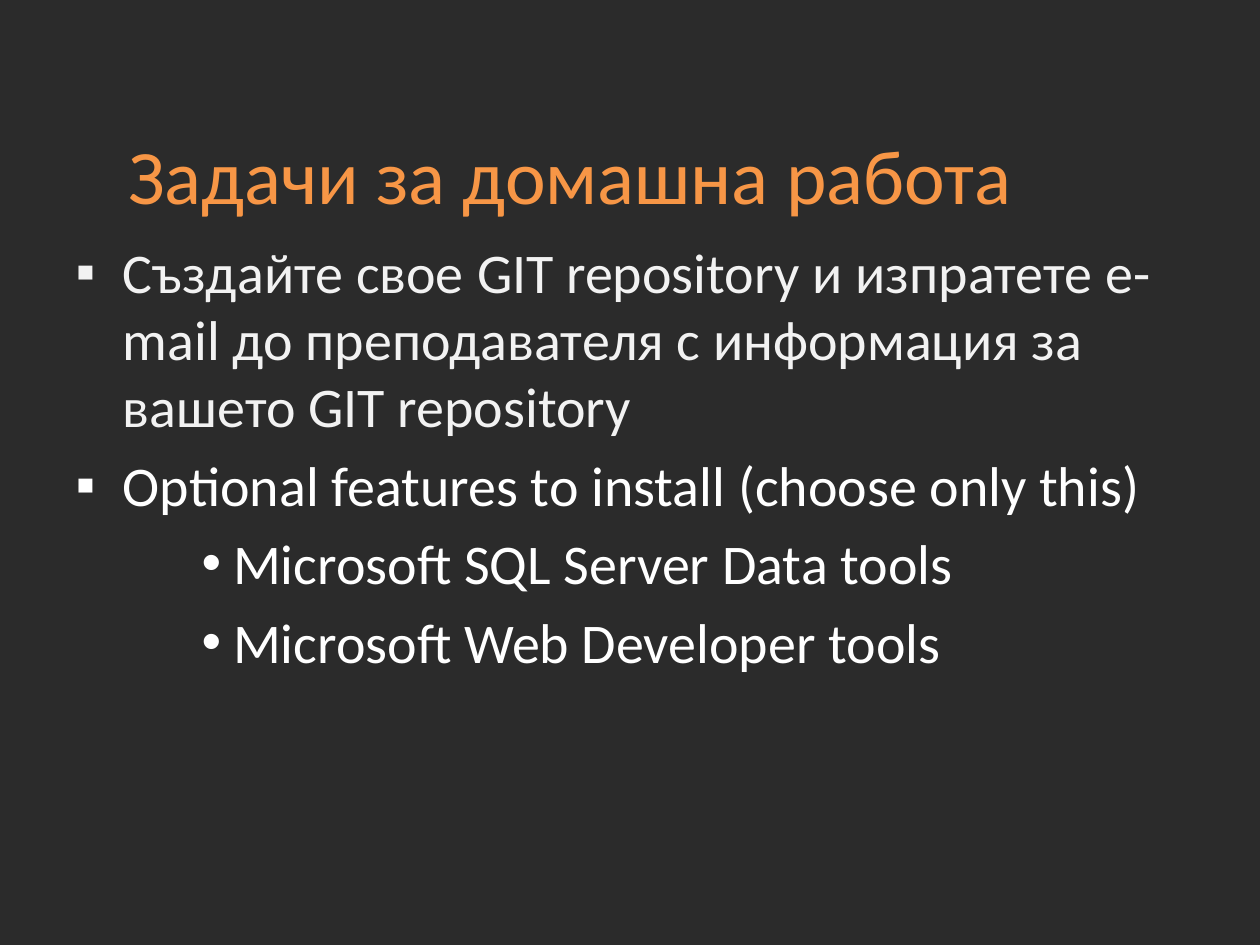
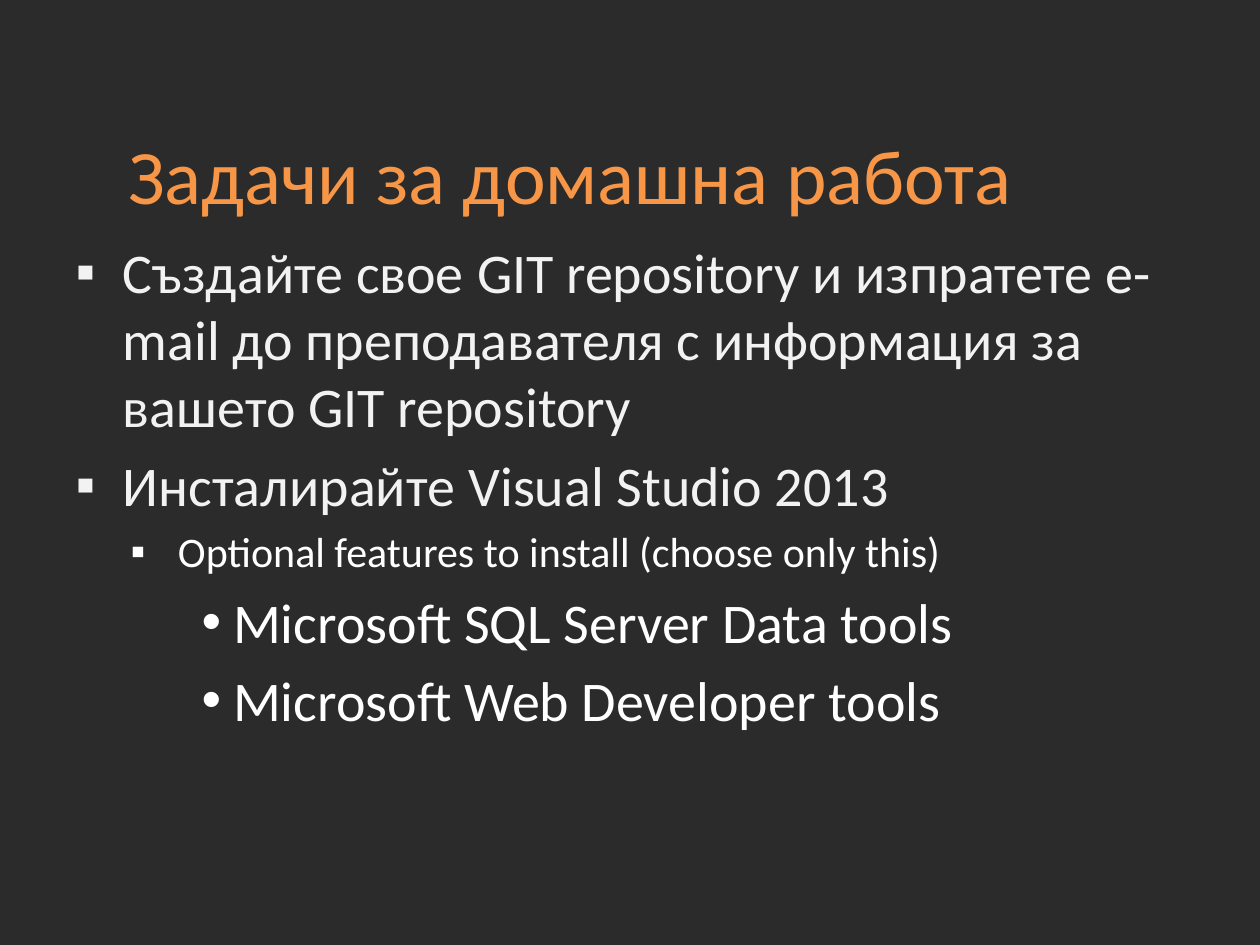
Before and after one commit to Academy-Soft-Intellect/Dot-Net-Course, a slide deck: slide 9 of 01-Version-Control-Systems.pptx. Drawn at 1260x945 pixels with LibreOffice and Linux fonts; fonts in the diff are those of the drawing; background and template pictures are left out; a plain dark background stands for a picture behind light text. Boxes give left, top, right and bottom in pixels: in the first picture for what was removed or moved away, otherwise in the second. Text is boxed around its words. In the diff, an @@ line names an element or a change of style, - is before the commit and + after.

Commit message:
Fix

```diff
--- a/01-Version-Control-Systems.pptx
+++ b/01-Version-Control-Systems.pptx
@@ text at box(123, 467, 889, 515): paragraph added @@
+▪ Инсталирайте Visual Studio 2013
@@ text at box(178, 536, 940, 574): size 32 to 24 pt in "Optional features to install (choose only this)"; list level 2 to 3 in "Optional features to install (choose ..." @@
```
